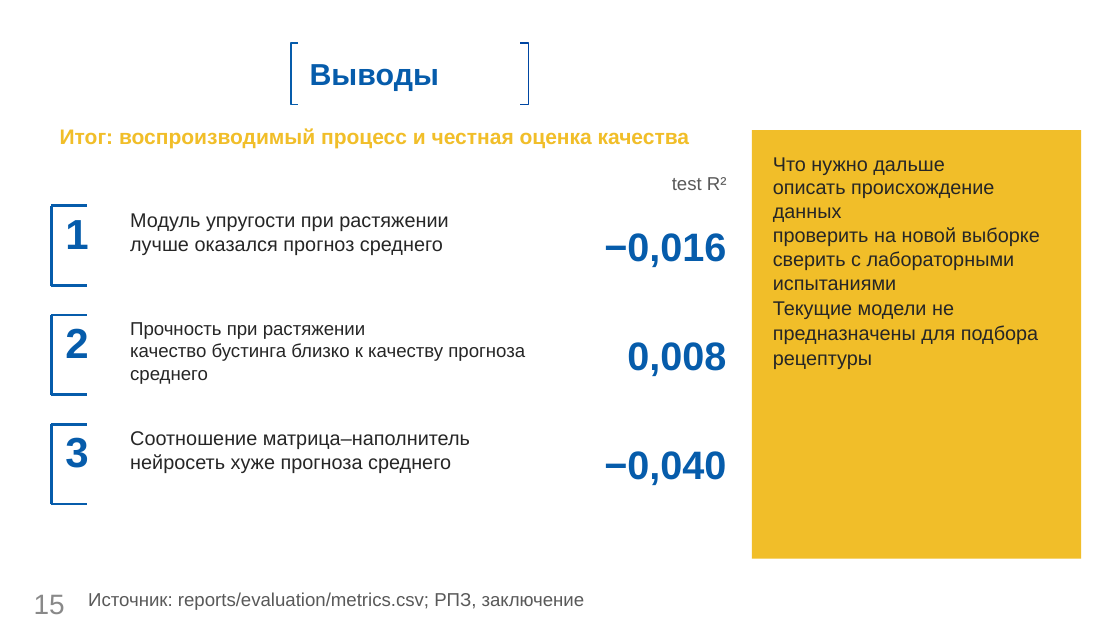
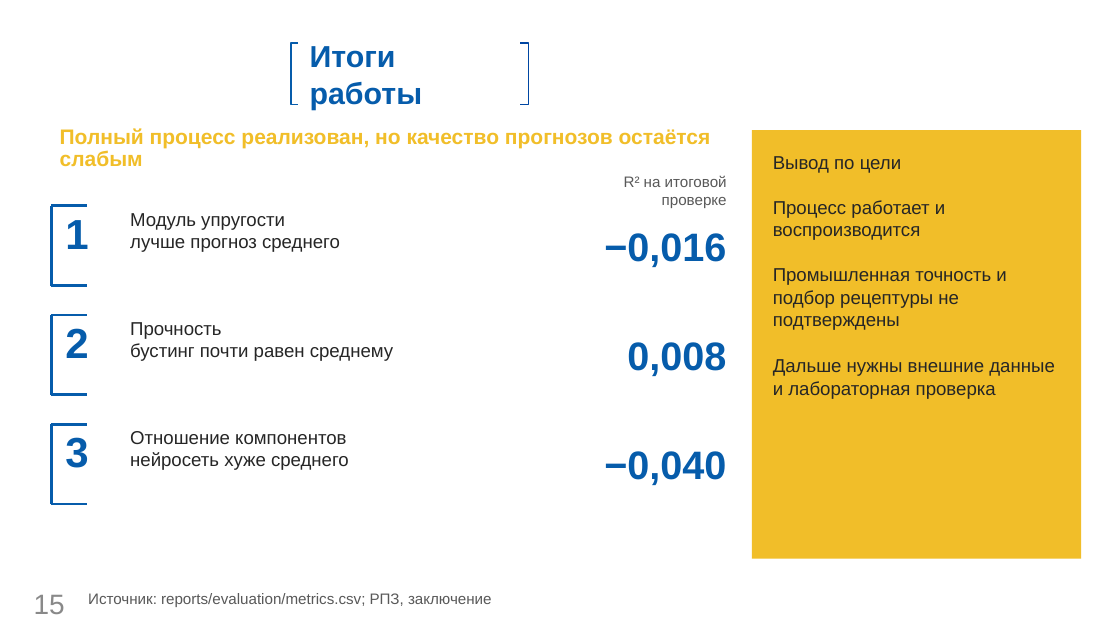
Before and after one commit to fpvcstep/composites-property-prediction, a slide deck: slide 15 of presentation/Презентация.pptx. Drawn at 1120x630 pixels with LibreOffice and Linux fonts; fonts in the diff are those of the drawing; background and template pictures are left out. Boxes give left, top, right and bottom in pixels: in the first picture for what was removed or moved away, otherwise in the second. Text is boxed around its words. In the diff, an @@ line names an element or a change of style, - is before the commit and + after.

```diff
--- a/presentation/Презентация.pptx
+++ b/presentation/Презентация.pptx
@@ text in rectangle at <box>310,46,423,110</box>: text changed @@
-Выводы
+Итоги работы
@@ text at <box>60,128,711,166</box>: text changed @@
-Итог: воспроизводимый процесс и честная оценка качества
+Полный процесс реализован, но качество прогнозов остаётся слабым
@@ text at <box>624,175,727,208</box>: text changed; size 16 to 13 pt @@
-test R²
+R² на итоговой проверке
@@ text at <box>773,156,1055,399</box>: text changed; size 17 to 16 pt @@
-Что нужно дальше
-описать происхождение данных
-проверить на новой выборке
-сверить с лабораторными испытаниями
-Текущие модели не предназначены для подбора рецептуры
+Вывод по цели
+Процесс работает и воспроизводится
+Промышленная точность и подбор рецептуры не подтверждены
+Дальше нужны внешние данные и лабораторная проверка
@@ text at <box>130,213,340,252</box>: text changed; size 17 to 16 pt @@
-Модуль упругости при растяжении
-лучше оказался прогноз среднего
+Модуль упругости
+лучше прогноз среднего
@@ text at <box>130,322,393,361</box>: text changed @@
-Прочность при растяжении
-качество бустинга близко к качеству прогноза среднего
+Прочность
+бустинг почти равен среднему
@@ text at <box>130,431,349,470</box>: text changed; size 17 to 16 pt @@
-Соотношение матрица–наполнитель
-нейросеть хуже прогноза среднего
+Отношение компонентов
+нейросеть хуже среднего
@@ text "Источник: reports/evaluation/metrics.csv; РПЗ, заключение" at <box>88,593,492,607</box>: size 16 to 13 pt @@
```
Also in this commit, not shown: 10 other slides changed, 3 slides added, 3 slides removed, 4 other files.
